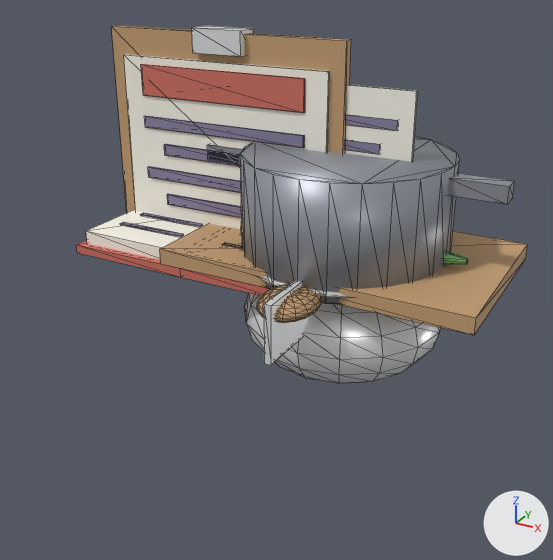
The glTF model Sources/DioramaApp/Resources/Chef/chef-props.glb: old version first, new version second.
Before and after are seen from a camera (50 mm lens) standing at (0.36, -0.835, 0.37) and looking at (-0.005, -0.17, 0.038). Arrows for +X, +Y and +Z are at lower right; the lights stay in place. The picture after the commit comes second. Mesh edges are drawn as thin lines.

Before the edit, the objects in view are built like this:
```python
me_prop_cloche = bpy.data.meshes.new('prop_cloche')
me_prop_cloche.from_pydata(...)  # 166 vertices, 324 faces; spans x -0.13..0.13, y -0.13..0.13, z -0.15..0.01
me_prop_cloche.materials.append(mat_prop_steel)  # white #eff1f3
me_prop_pot = bpy.data.meshes.new('prop_pot')
me_prop_pot.from_pydata(...)  # 112 vertices, 208 faces; spans x -0.195..0.195, y -0.13..0.13, z 0.0..0.14
# faces by material slot: [116, 92]
me_prop_pot.materials.append(mat_prop_pot)  # grey #9599a2
me_prop_pot.materials.append(mat_prop_soup)  # orange #f3c46c
me_prop_ticket = bpy.data.meshes.new('prop_ticket')
me_prop_ticket.from_pydata(...)  # 48 vertices, 72 faces; spans x -0.08..0.08, y -0.002..0.002, z 0.0..0.22
# faces by material slot: [12, 60]
me_prop_ticket.materials.append(mat_prop_paper)  # white #f9f6ea
me_prop_ticket.materials.append(mat_prop_ink)  # greyish purple #8981a0
ob_prop_cloche = bpy.data.objects.new('prop_cloche', me_prop_cloche)
ob_prop_cloche.location = (0.0, 0.0, 0.0)
ob_prop_pot = bpy.data.objects.new('prop_pot', me_prop_pot)
ob_prop_pot.location = (0.0, 0.0, 0.0)
ob_prop_ticket = bpy.data.objects.new('prop_ticket', me_prop_ticket)
ob_prop_ticket.location = (0.0, 0.0, 0.0)
# also in view: 'prop_cutting_board' at (0.0, 0.0, 0.01); 'prop_knife' at (0.0, -0.041, -0.014); 'prop_spoon' at (0.0, -0.077, 0.002); 'prop_recipe_card' at (-0.175, 0.0, 0.137); 'prop_cookbook' at (-0.17, 0.0, 0.004)
```
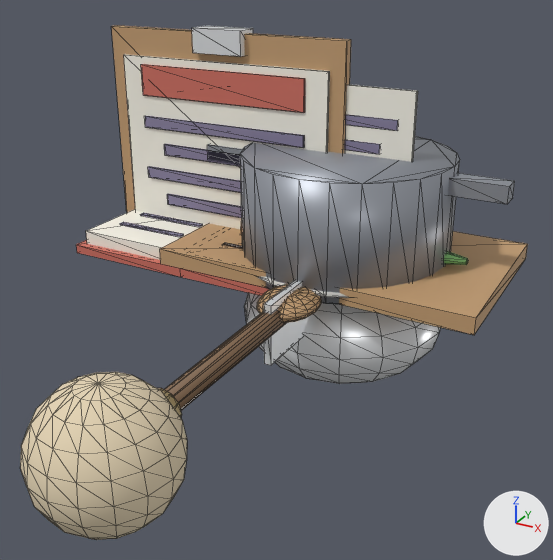
Boxes (x1, y1, x2, y2) around the edits, measured in the pictures (553 x 560 px):
```json
{"object": "prop_gong_mallet", "change": "added", "after": [20, 310, 286, 540], "faces in mat_prop_mallet_felt (beige #e5d4b5)": [20, 372, 187, 540], "faces in mat_prop_handle (brown #81654b)": [164, 310, 286, 410], "faces in mat_prop_mallet_brass (beige #e6ce97)": [157, 388, 182, 418]}
```

Edits to the scene script, one JSON object a line:
```json
{"op": "add", "block": "mat_prop_mallet_felt", "code": ["mat_prop_mallet_felt = principled_material('prop_mallet_felt')", "mat_prop_mallet_felt.base_color = (0.78, 0.66, 0.46)  # beige #e5d4b5", "mat_prop_mallet_felt.roughness = 0.95"]}
{"op": "add", "block": "mat_prop_mallet_brass", "code": ["mat_prop_mallet_brass = principled_material('prop_mallet_brass')", "mat_prop_mallet_brass.base_color = (0.79, 0.62, 0.31)  # beige #e6ce97", "mat_prop_mallet_brass.metallic = 0.6", "mat_prop_mallet_brass.roughness = 0.35"]}
{"op": "add", "block": "me_prop_gong_mallet", "code": ["me_prop_gong_mallet = bpy.data.meshes.new('prop_gong_mallet')", "me_prop_gong_mallet.from_pydata(...)  # 190 vertices, 368 faces; spans x -0.065..0.065, y -0.525..0.04, z -0.065..0.065", "# faces by material slot: [36, 44, 288]", "me_prop_gong_mallet.materials.append(mat_prop_handle)  # brown #81654b", "me_prop_gong_mallet.materials.append(mat_prop_mallet_brass)  # beige #e6ce97", "me_prop_gong_mallet.materials.append(mat_prop_mallet_felt)  # beige #e5d4b5"]}
{"op": "add", "block": "ob_prop_gong_mallet", "code": ["ob_prop_gong_mallet = bpy.data.objects.new('prop_gong_mallet', me_prop_gong_mallet)", "ob_prop_gong_mallet.location = (0.0, 0.0, 0.0)"]}
```
